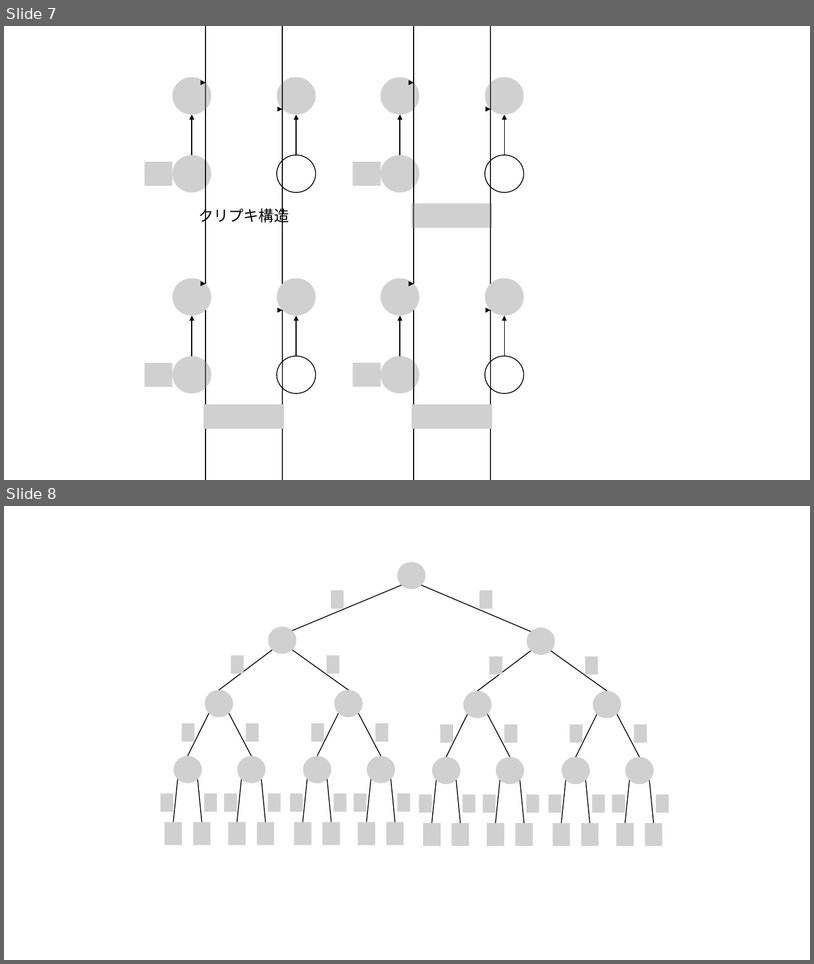
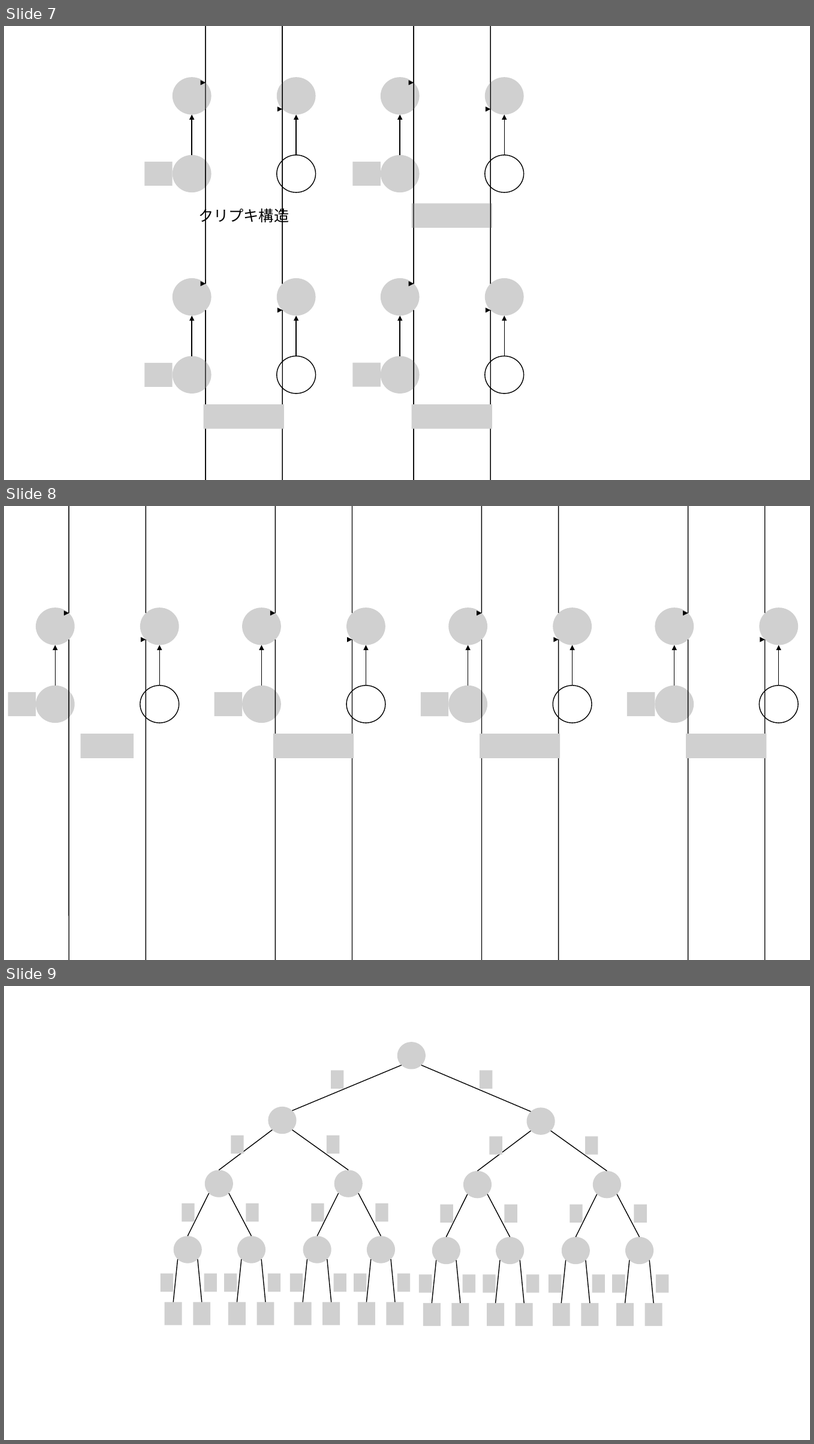
Before and after one commit to t-yokoga/svv2024, a slide deck: img/プレゼンテーション1 [自動保存済み].pptx. Shown one above the other, each under a label of ours: slides 7 and 8 before the commit, slides 7, 8 and 9 after it. The pictures are 814x964 and 814x1444 pixels, drawn with LibreOffice and Linux fonts; fonts in the diff are those of the drawing; grey boxes stand for pictures. Boxes give left, top, right and bottom in pixels: in the first picture for what was removed or moved away, otherwise in the second. Text is boxed around its words. In the diff, an @@ line names an element or a change of style, - is before the commit and + after.

```diff
--- a/img/プレゼンテーション1 [自動保存済み].pptx
+++ b/img/プレゼンテーション1 [自動保存済み].pptx
@@ slide 8 added at (x1=4, y1=506, x2=810, y2=960), background #FFFFFF @@
@@ group added at (x1=8, y1=592, x2=179, y2=757): 5 pictures, 2 arrows, 2 curved arrows, 1 ellipse @@
@@ group added at (x1=215, y1=592, x2=386, y2=757): 5 pictures, 2 arrows, 2 curved arrows, 1 ellipse @@
@@ group added at (x1=421, y1=592, x2=592, y2=757): 5 pictures, 2 arrows, 2 curved arrows, 1 ellipse @@
@@ group added at (x1=628, y1=592, x2=798, y2=757): 5 pictures, 2 arrows, 2 curved arrows, 1 ellipse @@
@@ what was slide 8 is now slide 9 @@
```
Also in this commit, not shown: 1 other slide added, 50 other files.
